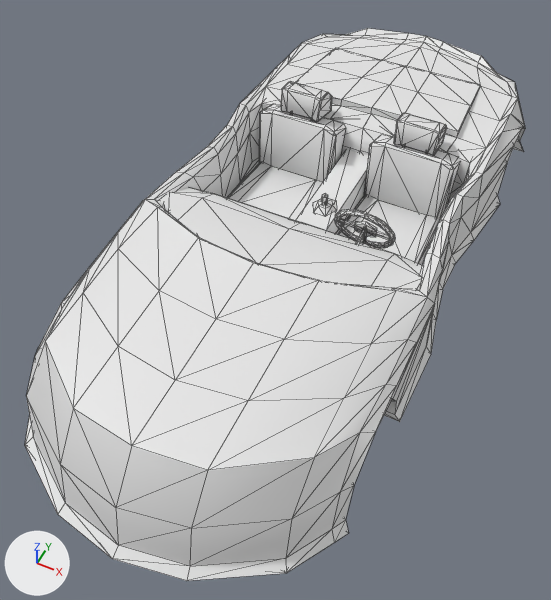
What one commit did to the OBJ model res/models/CustomCar1.obj.
Before and after are seen from a 50 mm camera at (2.48, -5.71, 6.39) aimed at (0.0, -0.74, 0.18). Lighting does not change. The marker at lower left points along +X, +Y and +Z. Mesh edges are drawn as thin lines. Where no turn or scale is listed for an object, it has been applied to the vertices. Vertices at the same position are counted once.

Objects in the first picture: 'CustomCar1'.
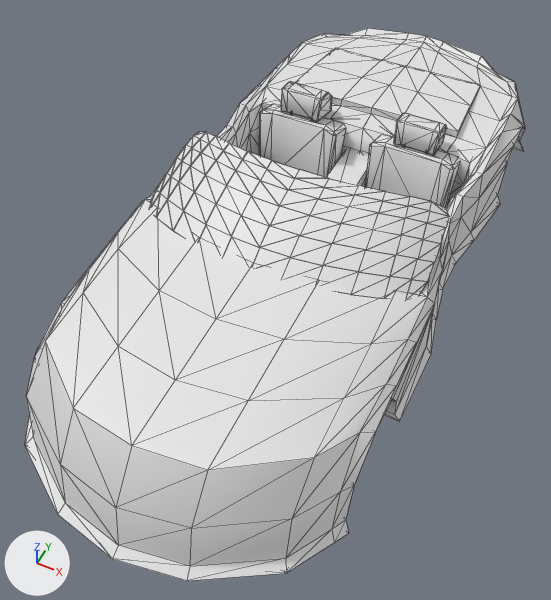
Commit message: Added windscreen to car mesh

What the commit changed:
me_customcar1 is used by ob_customcar1; location (0.0, 0.0, 0.0).
me_customcar1 had 914 vertices, 1682 faces and spanned x -1.73..1.73, y -3.89..3.89, z -0.05..1.32.
me_customcar1 now has 1132 vertices, 2114 faces and spans x -1.73..1.73, y -3.89..3.89, z -0.05..1.59.
me_customcar1 part 1: a new loose piece of 218 vertices spanning x -1.54..1.54, y -1.28..0.22, z 0.97..1.59.

Where the change shows, as pixel boxes [x1, y1, x2, y2] in the pictures (551 x 600 px):
part 1 of me_customcar1, added: after [151, 131, 449, 297]
